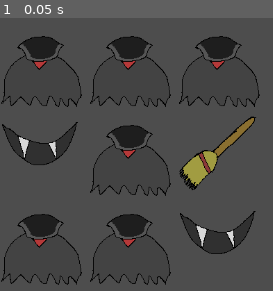
Above: before the commit, frame 1.
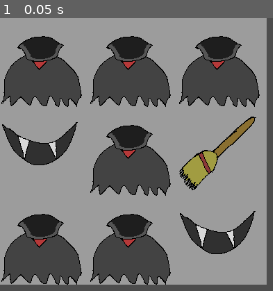
Above: after the commit, the same moment.

Repository: Zami77/CatCostumeParty
Game: Godot game, scene res://costume_piece_grid/CostumePieceGrid.tscn
Two runs of this game, one before a commit and one after it. Both use one fixed random seed, a clock stepped at 60 frames per second and the inputs below.
Inputs:
- Up to frame 1 (0.05 s): no input

The runs differ from the first frame. In frame 1, 60% of the frame differs, in the area x 0-98%, y 0-98%.

Commit message:
added dracula cat

Diff:
--- a/CatCostumeParty/costume_cats/CostumeCat.tscn
+++ b/CatCostumeParty/costume_cats/CostumeCat.tscn
@@ -12,6 +12,11 @@
 position = Vector2(160, 160)
 shape = SubResource("RectangleShape2D_ggx8m")
 
+[node name="ColorRect" type="ColorRect" parent="."]
+offset_right = 320.0
+offset_bottom = 320.0
+color = Color(0.509804, 0.898039, 0.815686, 0.498039)
+
 [node name="TextureRect" type="TextureRect" parent="."]
 offset_right = 320.0
 offset_bottom = 320.0
--- /dev/null
+++ b/CatCostumeParty/costume_cats/dracula_cat/DraculaCostumeCat.tscn
@@ -0,0 +1,10 @@
+[gd_scene load_steps=4 format=3 uid="uid://c72rwq7cqyfb8"]
+
+[ext_resource type="PackedScene" uid="uid://6r3gogf0dp2r" path="res://costume_cats/CostumeCat.tscn" id="1_36ecl"]
+[ext_resource type="Texture2D" uid="uid://cuvgqkoibrmm4" path="res://costume_cats/dracula_cat/initial_dracula_cat_costume.png" id="2_jmswr"]
+[ext_resource type="Texture2D" uid="uid://b4fuytnshvf4r" path="res://costume_cats/dracula_cat/dracula_cat_costume.png" id="3_lxucb"]
+
+[node name="DraculaCostumeCat" instance=ExtResource("1_36ecl")]
+initial_cat_texture = ExtResource("2_jmswr")
+costumed_cat_texture = ExtResource("3_lxucb")
+costume_pieces_required = Array[int]([0, 1])
--- a/CatCostumeParty/costume_pieces/CostumePiece.tscn
+++ b/CatCostumeParty/costume_pieces/CostumePiece.tscn
@@ -12,6 +12,11 @@
 position = Vector2(64, 64)
 shape = SubResource("RectangleShape2D_bsm5b")
 
+[node name="ColorRect" type="ColorRect" parent="."]
+offset_right = 128.0
+offset_bottom = 128.0
+color = Color(0.913725, 0.913725, 0.913725, 0.505882)
+
 [node name="TextureRect" type="TextureRect" parent="."]
 offset_right = 128.0
 offset_bottom = 128.0
Binary file added: CatCostumeParty/costume_cats/dracula_cat/dracula_cat_costume.png
Not shown, added: CatCostumeParty/costume_cats/dracula_cat/dracula_cat_costume.png.import
Binary file added: CatCostumeParty/costume_cats/dracula_cat/initial_dracula_cat_costume.png
Not shown, added: CatCostumeParty/costume_cats/dracula_cat/initial_dracula_cat_costume.png.import
